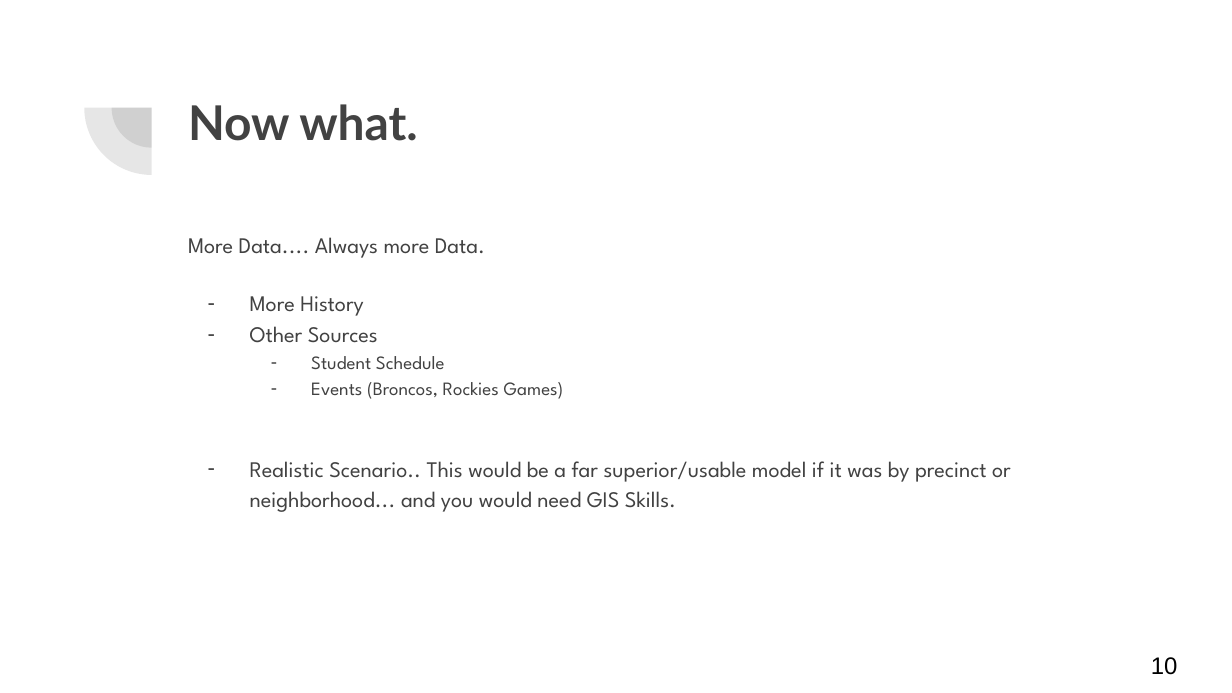
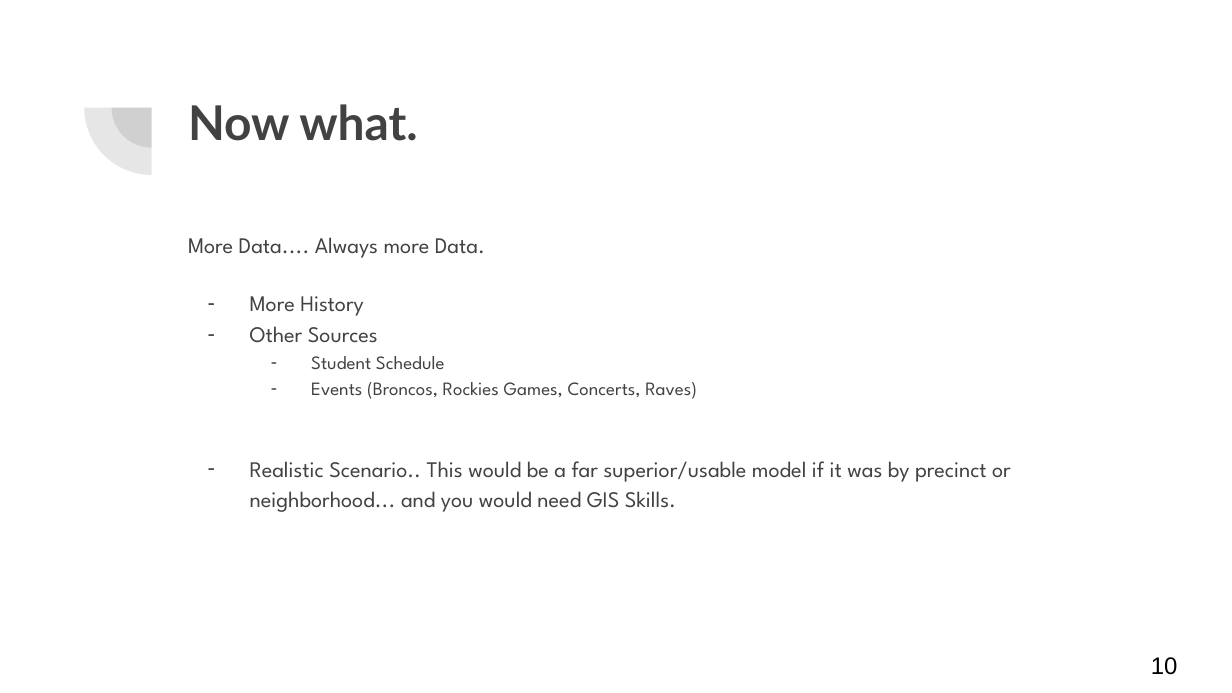
Before and after one commit to gcaseycupp/MLwithRandAzure, a slide deck: slide 10 of ML with R and Azure.pptx. Drawn at 1232x693 pixels with LibreOffice and Linux fonts; fonts in the diff are those of the drawing. Boxes give left, top, right and bottom in pixels: in the first picture for what was removed or moved away, otherwise in the second. Text is boxed around its words. In the diff, an @@ line names an element or a change of style, - is before the commit and + after.

```diff
--- a/ML with R and Azure.pptx
+++ b/ML with R and Azure.pptx
@@ text at <box>311,382,697,399</box>: text changed @@
-  – Events (Broncos, Rockies Games)
+  – Events (Broncos, Rockies Games, Concerts, Raves)
```
Also in this commit, not shown: 3 other slides changed.
